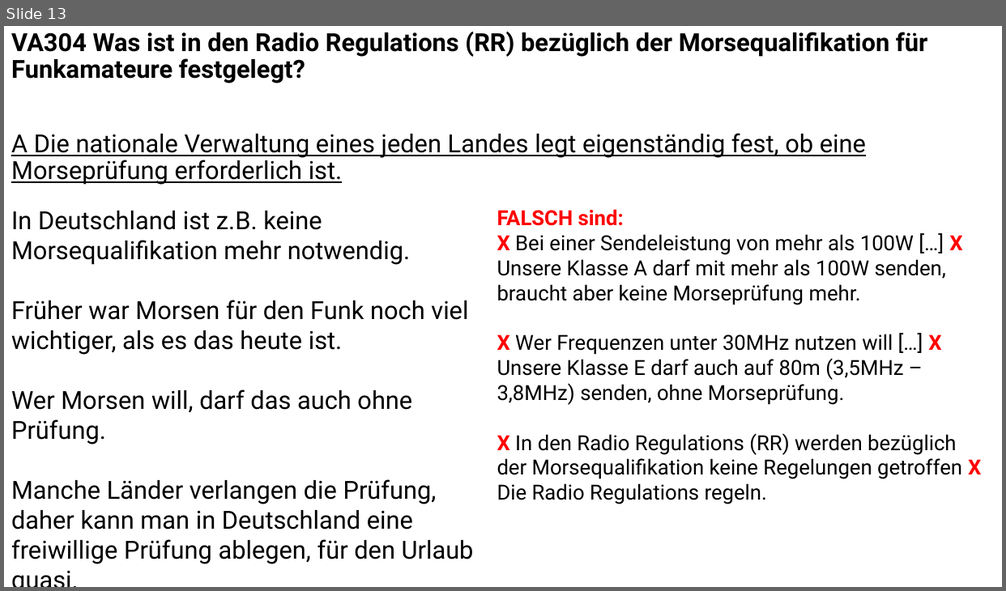
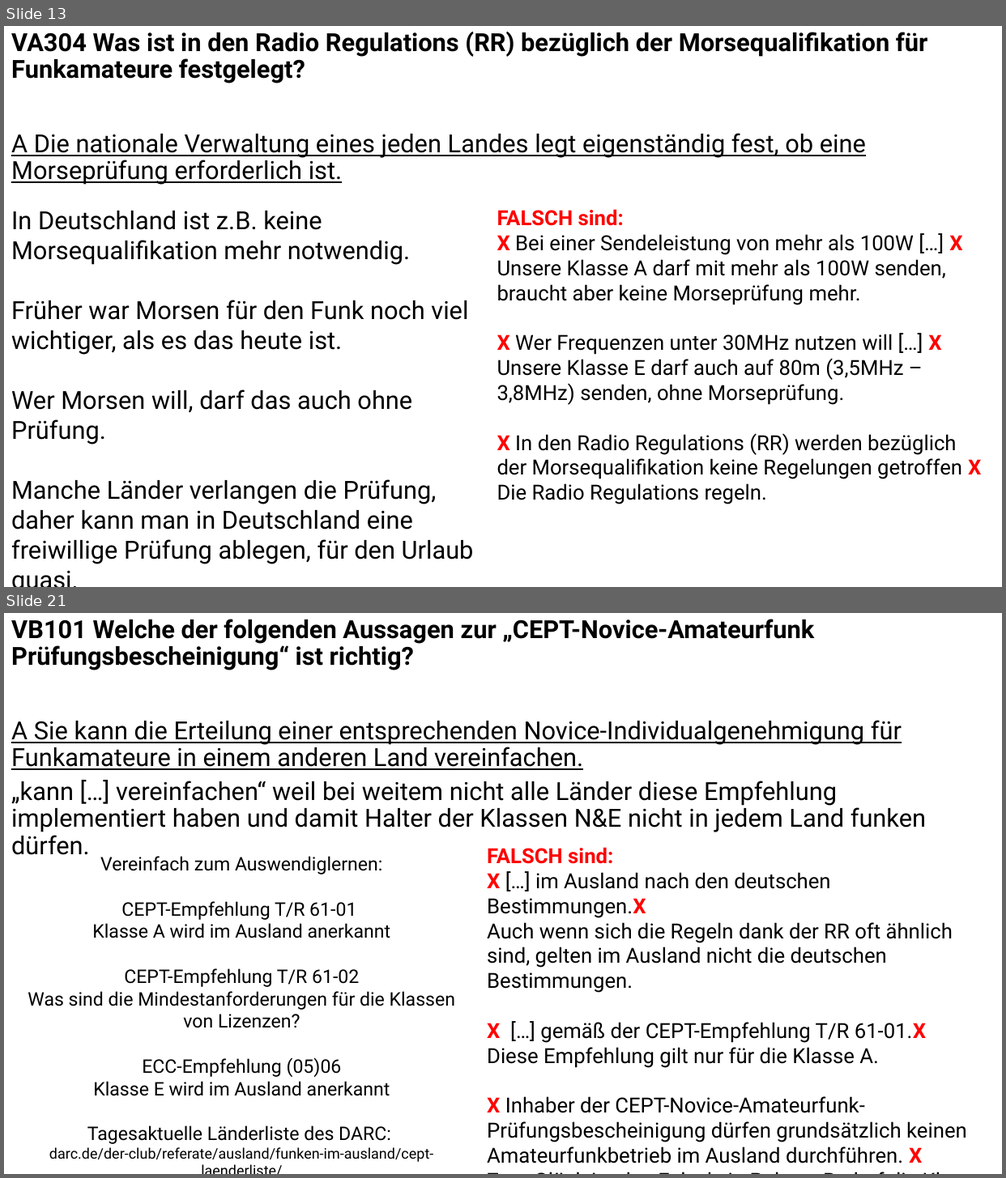
Before and after one commit to Nothinel/Lichtblicke_Amateurfunk, a slide deck: Kenntnisse_von_Vorschriften/Lichtblicke_Kenntnisse_von_Vorschriften.pptx. Shown one above the other, each under a label of ours: slide 13 before the commit, slides 13 and 21 after it; the slides between them are not shown. The pictures are 1006x591 and 1006x1178 pixels, drawn with LibreOffice and Linux fonts; fonts in the diff are those of the drawing. Boxes give left, top, right and bottom in pixels: in the first picture for what was removed or moved away, otherwise in the second. Text is boxed around its words. In the diff, an @@ line names an element or a change of style, - is before the commit and + after.

```diff
--- a/Kenntnisse_von_Vorschriften/Lichtblicke_Kenntnisse_von_Vorschriften.pptx
+++ b/Kenntnisse_von_Vorschriften/Lichtblicke_Kenntnisse_von_Vorschriften.pptx
@@ slide 21 added at [4,613,1002,1174], background #FFFFFF @@
@@ text added at [11,619,901,770], 24 pt, text #000000, underline @@
+VB101 Welche der folgenden Aussagen zur „CEPT-Novice-Amateurfunk Prüfungsbescheinigung“ ist richtig?
+A Sie kann die Erteilung einer entsprechenden Novice-Individualgenehmigung für Funkamateure in einem anderen Land vereinfachen.
@@ text added at [11,781,926,855], 24 pt, text #000000 @@
+„kann […] vereinfachen“ weil bei weitem nicht alle Länder diese Empfehlung implementiert haben und damit Halter der Klassen N&E nicht in jedem Land funken dürfen.
@@ text added at [487,847,967,1164], 20 pt, text #000000 @@
+FALSCH sind:
+X […] im Ausland nach den deutschen Bestimmungen.X
+Auch wenn sich die Regeln dank der RR oft ähnlich sind, gelten im Ausland nicht die deutschen Bestimmungen.
+X […] gemäß der CEPT-Empfehlung T/R 61-01.X
+Diese Empfehlung gilt nur für die Klasse A.
+X Inhaber der CEPT-Novice-Amateurfunk-Prüfungsbescheinigung dürfen grundsätzlich keinen Amateurfunkbetrieb im Ausland durchführen. X
+Zum Glück ist das Falsch, in Polen z.B. darf die Klasse-E auch genutzt werden.
@@ text added at [27,856,455,1162], 18 pt, text #000000 @@
+Vereinfach zum Auswendiglernen:
+CEPT-Empfehlung T/R 61-01
+Klasse A wird im Ausland anerkannt
+CEPT-Empfehlung T/R 61-02
+Was sind die Mindestanforderungen für die Klassen von Lizenzen?
+ECC-Empfehlung (05)06
+Klasse E wird im Ausland anerkannt
+Tagesaktuelle Länderliste des DARC:
+darc.de/der-club/referate/ausland/funken-im-ausland/cept-laenderliste/
```
Also in this commit, not shown: 1 slide changed, 5 other slides added, 3 other files.
